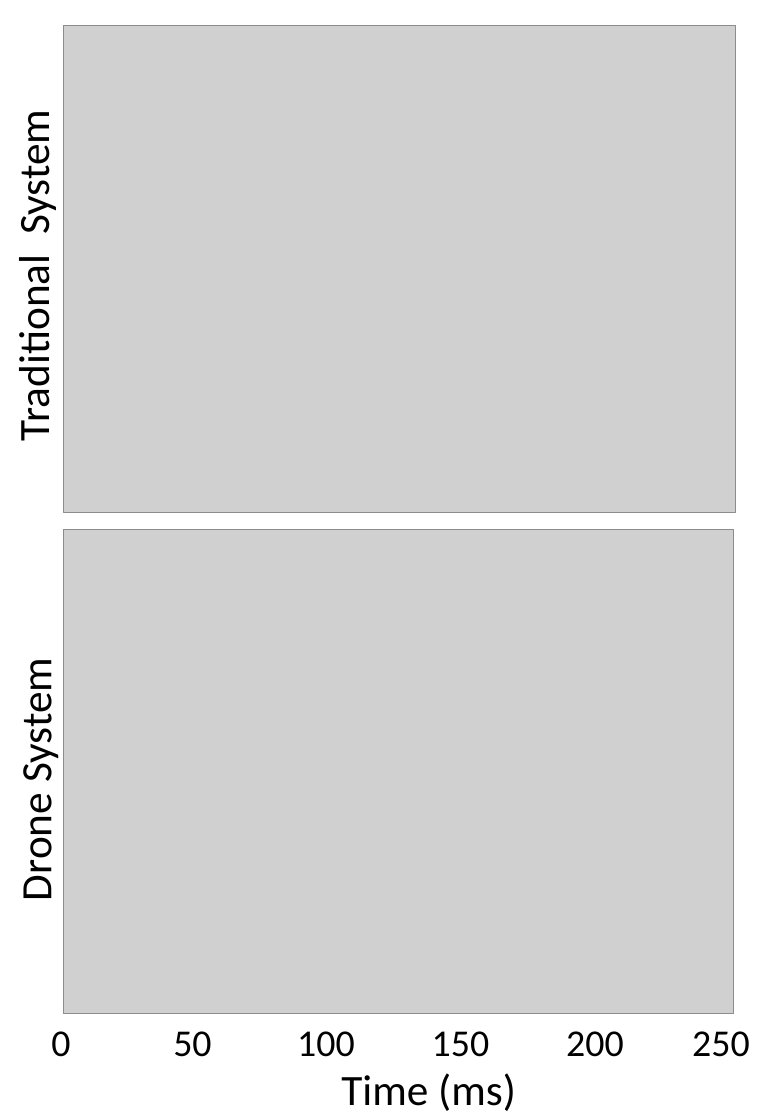
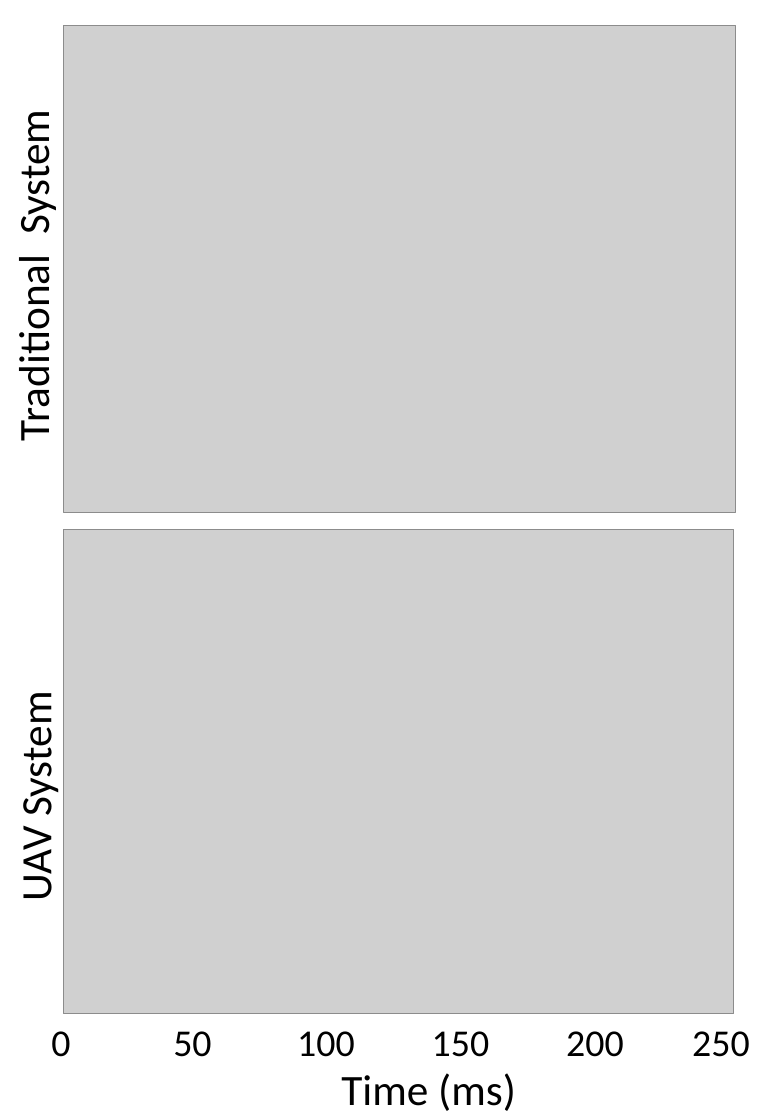
Before and after one commit to aabecker/WSNrobot, a slide deck: slide 1 of RA-L Hetro Sensors/pictures/shot_gather_compare.pptx. Drawn at 779x1120 pixels with LibreOffice and Linux fonts; fonts in the diff are those of the drawing; grey boxes stand for pictures. Boxes give left, top, right and bottom in pixels: in the first picture for what was removed or moved away, otherwise in the second. Text is boxed around its words. In the diff, an @@ line names an element or a change of style, - is before the commit and + after.

```diff
--- a/RA-L Hetro Sensors/pictures/shot_gather_compare.pptx
+++ b/RA-L Hetro Sensors/pictures/shot_gather_compare.pptx
@@ text at [10,703,63,898]: text changed @@
-Drone System
+UAV System
```
Also in this commit, not shown: 21 other files.
